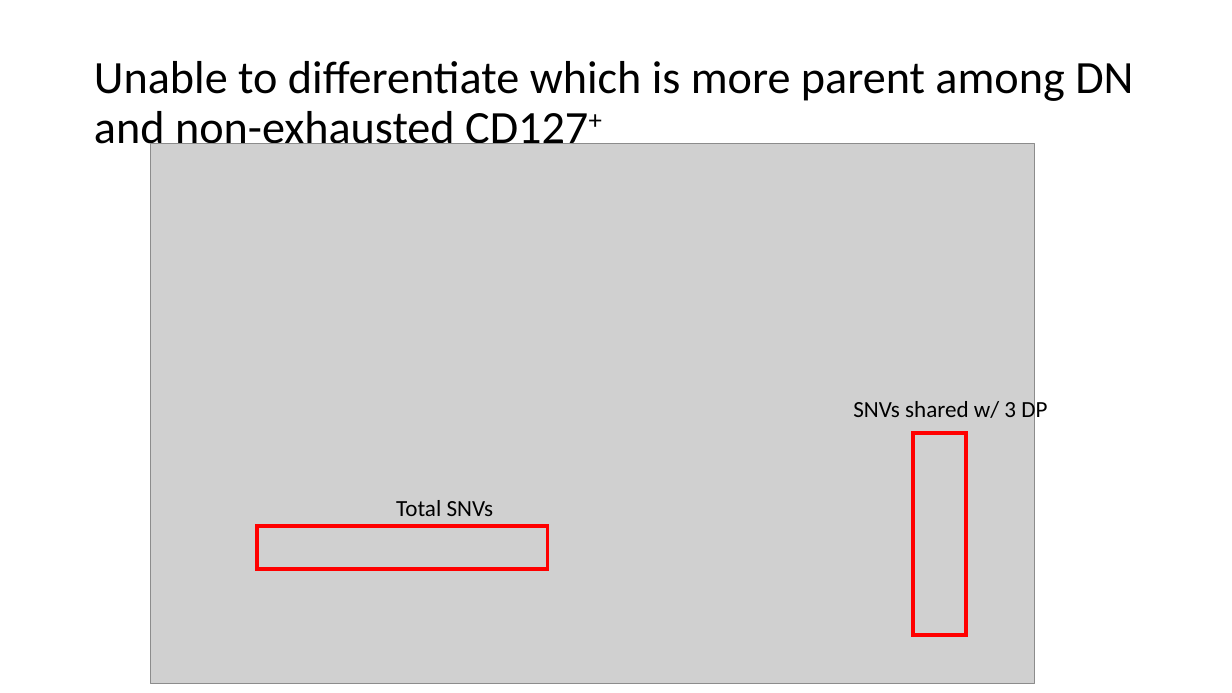
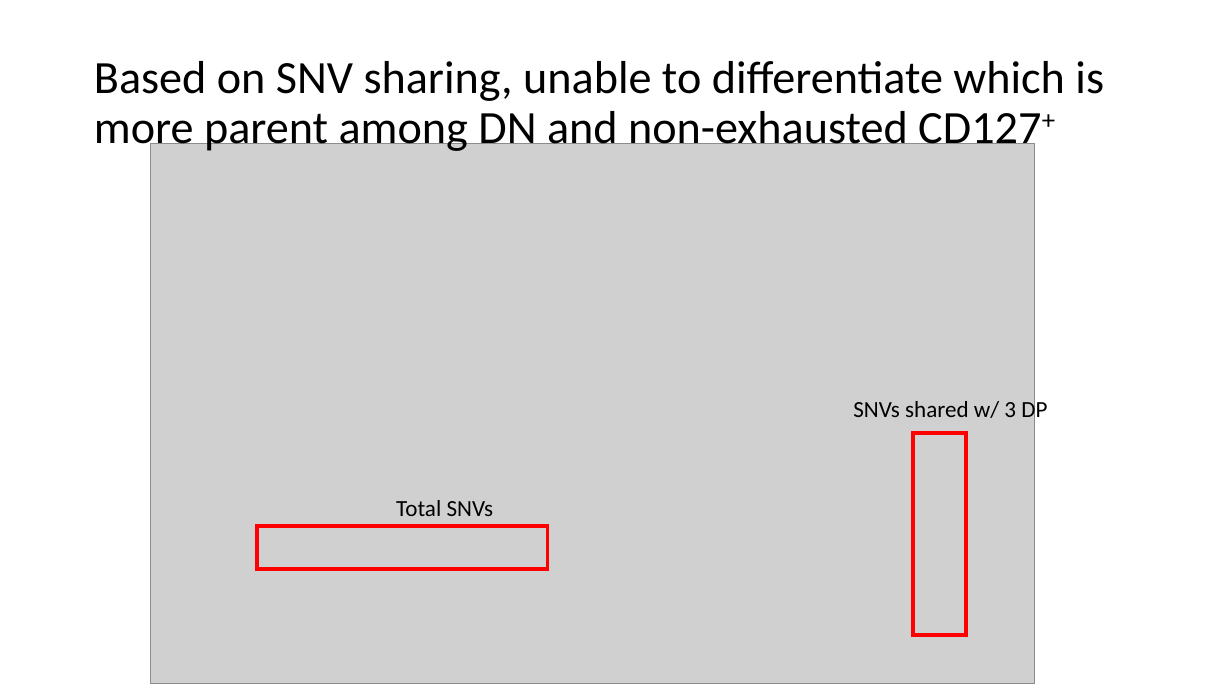
Before and after one commit to tybottorff/bottorffdocs, a slide deck: slide 3 of presentations/weekly_meetings/2024_11_7.pptx. Drawn at 1232x693 pixels with LibreOffice and Linux fonts; fonts in the diff are those of the drawing; grey boxes stand for pictures. Boxes give left, top, right and bottom in pixels: in the first picture for what was removed or moved away, otherwise in the second. Text is boxed around its words. In the diff, an @@ line names an element or a change of style, - is before the commit and + after.

```diff
--- a/presentations/weekly_meetings/2024_11_7.pptx
+++ b/presentations/weekly_meetings/2024_11_7.pptx
@@ title at (94,61,1104,155): text changed @@
-Unable to differentiate which is more parent among DN and non-exhausted CD127+
+Based on SNV sharing, unable to differentiate which is more parent among DN and non-exhausted CD127+
```
Also in this commit, not shown: 4 other slides changed, 2 slides added.
